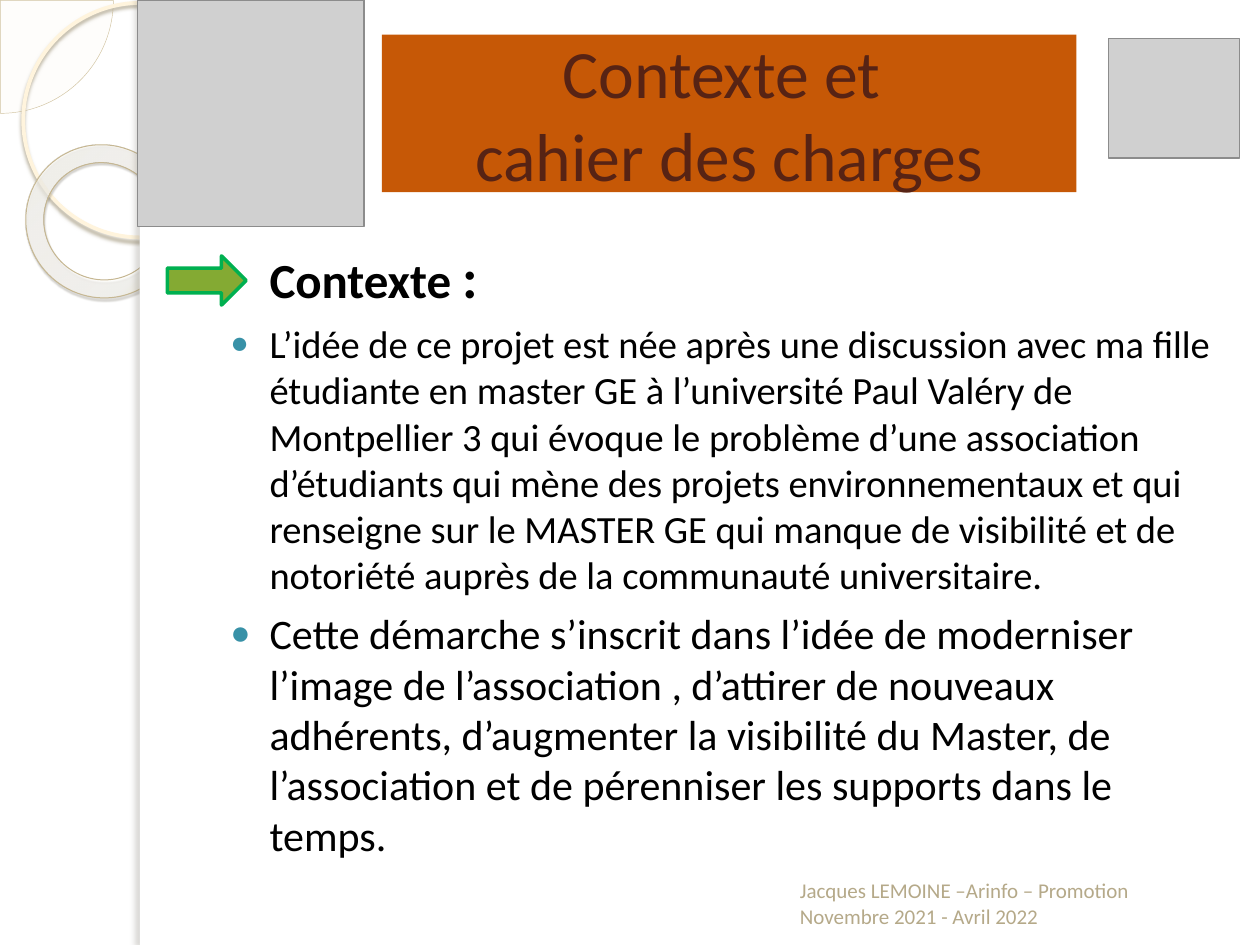
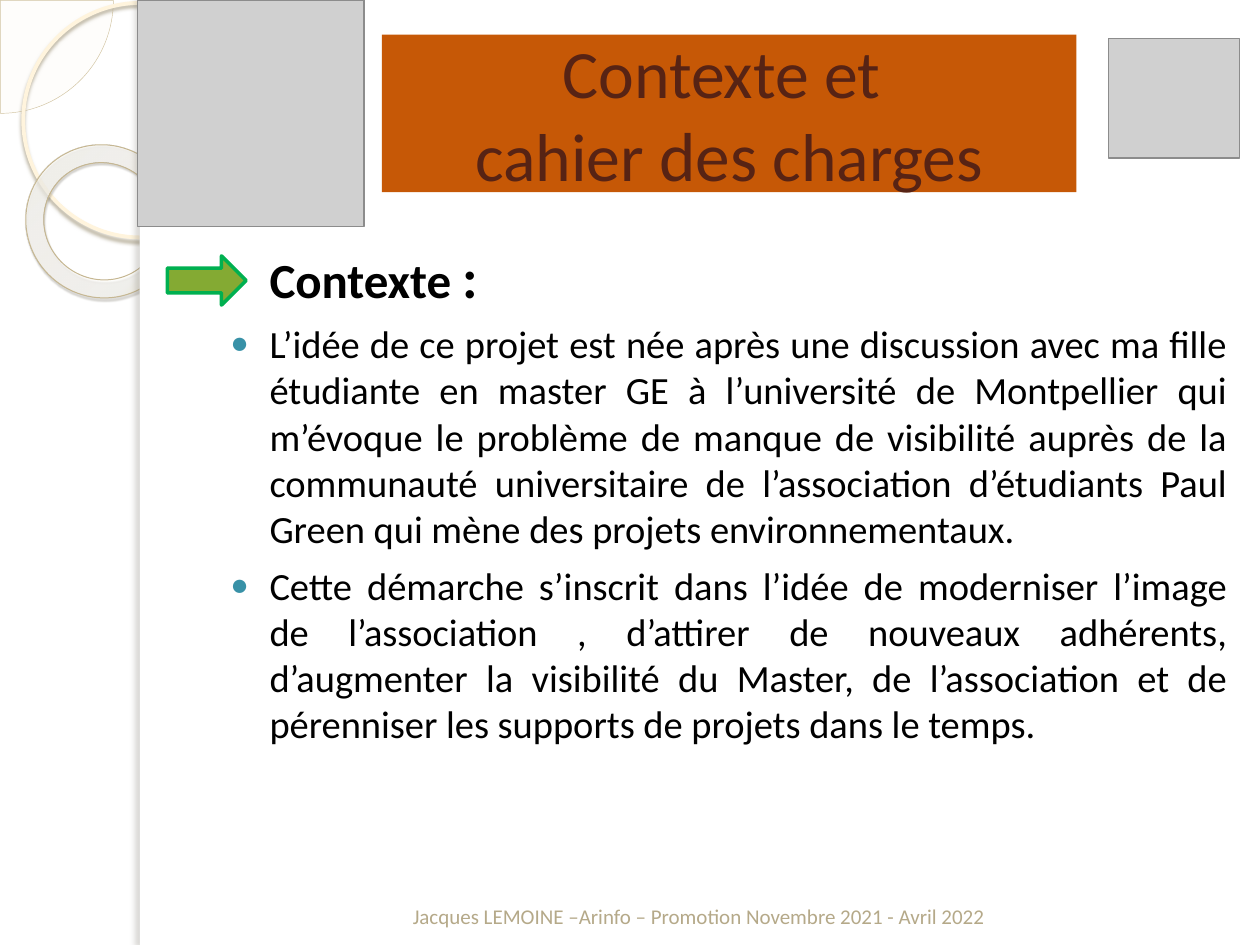
Before and after one commit to jacquesLemoine44/AssociationPaulGreen, a slide deck: slide 4 of DocumentationsProjet/Jacques.Lemoine-Présentation.pptx. Drawn at 1260x945 pixels with LibreOffice and Linux fonts; fonts in the diff are those of the drawing; grey boxes stand for pictures; background and template pictures are left out. Boxes give left, top, right and bottom in pixels: in the first picture for what was removed or moved away, otherwise in the second. Text is boxed around its words. In the diff, an @@ line names an element or a change of style, - is before the commit and + after.

```diff
--- a/DocumentationsProjet/Jacques.Lemoine-Présentation.pptx
+++ b/DocumentationsProjet/Jacques.Lemoine-Présentation.pptx
@@ text at (x1=270, y1=331, x2=1227, y2=745): text changed @@
-● L’idée de ce projet est née après une discussion avec ma fille étudiante en master GE à l’université Paul Valéry de Montpellier 3 qui évoque le problème d’une association d’étudiants qui mène des projets environnementaux et qui renseigne sur le MASTER GE qui manque de visibilité et de notoriété auprès de la communauté universitaire.
-● Cette démarche s’inscrit dans l’idée de moderniser l’image de l’association , d’attirer de nouveaux adhérents, d’augmenter la visibilité du Master, de l’association et de pérenniser les supports dans le temps.
+● L’idée de ce projet est née après une discussion avec ma fille étudiante en master GE à l’université de Montpellier qui m’évoque le problème de manque de visibilité auprès de la communauté universitaire de l’association d’étudiants Paul Green qui mène des projets environnementaux.
+● Cette démarche s’inscrit dans l’idée de moderniser l’image de l’association , d’attirer de nouveaux adhérents, d’augmenter la visibilité du Master, de l’association et de pérenniser les supports de projets dans le temps.
@@ text "Jacques LEMOINE –Arinfo – Promotion ..." moved from (x1=800, y1=883, x2=1128, y2=924) to (x1=413, y1=909, x2=984, y2=928) @@
@@ text "Jacques LEMOINE –Arinfo – Promotion ..." at (x1=413, y1=909, x2=984, y2=928): alignment left to centre @@
```
Also in this commit, not shown: 10 other slides changed, 17 slides added, 30 other files.
